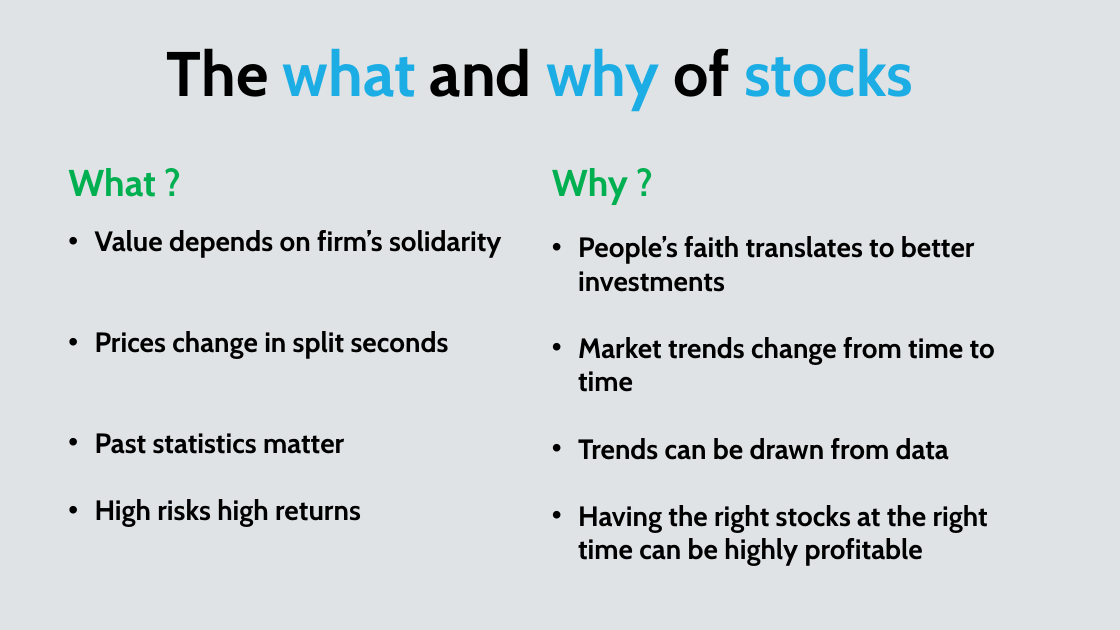
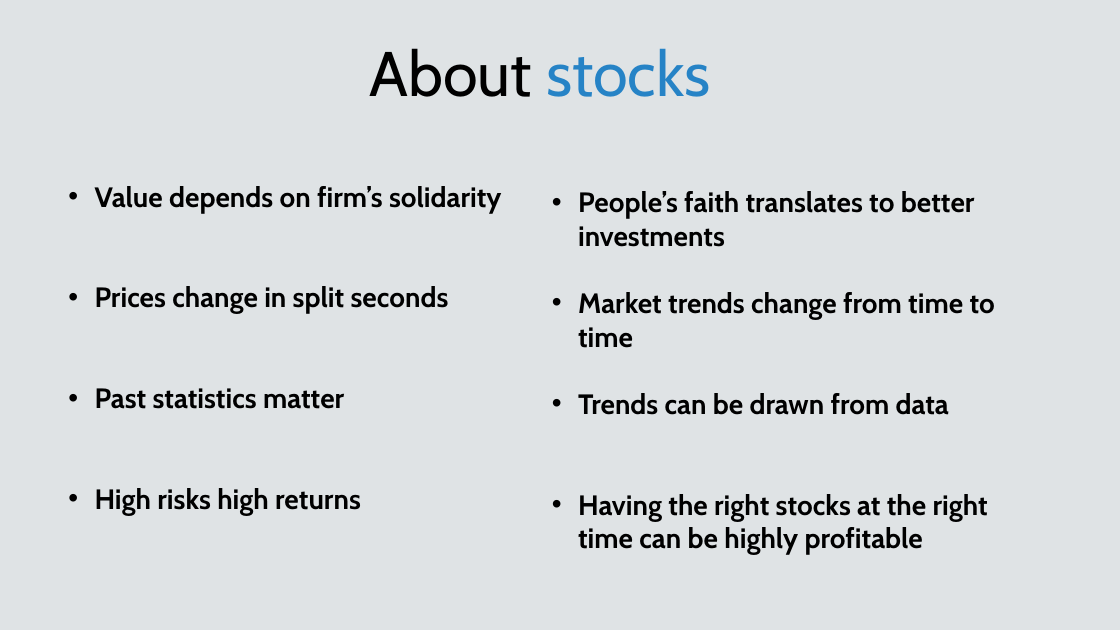
Before and after one commit to l4zy0n3/Stocks, a slide deck: slide 5 of Docs/Stock Market Sentiment Analysis and Price Prediction.pptx. Drawn at 1120x630 pixels with LibreOffice and Linux fonts; fonts in the diff are those of the drawing. Boxes give left, top, right and bottom in pixels: in the first picture for what was removed or moved away, otherwise in the second. Text is boxed around its words. In the diff, an @@ line names an element or a change of style, - is before the commit and + after.

Commit message:
Updated🚀

```diff
--- a/Docs/Stock Market Sentiment Analysis and Price Prediction.pptx
+++ b/Docs/Stock Market Sentiment Analysis and Price Prediction.pptx
@@ text at (x1=369, y1=48, x2=711, y2=97): text changed; text colour #1CADE4 to #2683C6; bold off @@
-The what and why of stocks
+About stocks
@@ text at (x1=68, y1=168, x2=156, y2=197): paragraph removed @@
-What ?
@@ text at (x1=552, y1=168, x2=628, y2=205): paragraph removed @@
-Why ?
```
Also in this commit, not shown: 5 other slides changed, 5 slides added, 1 slide removed.
